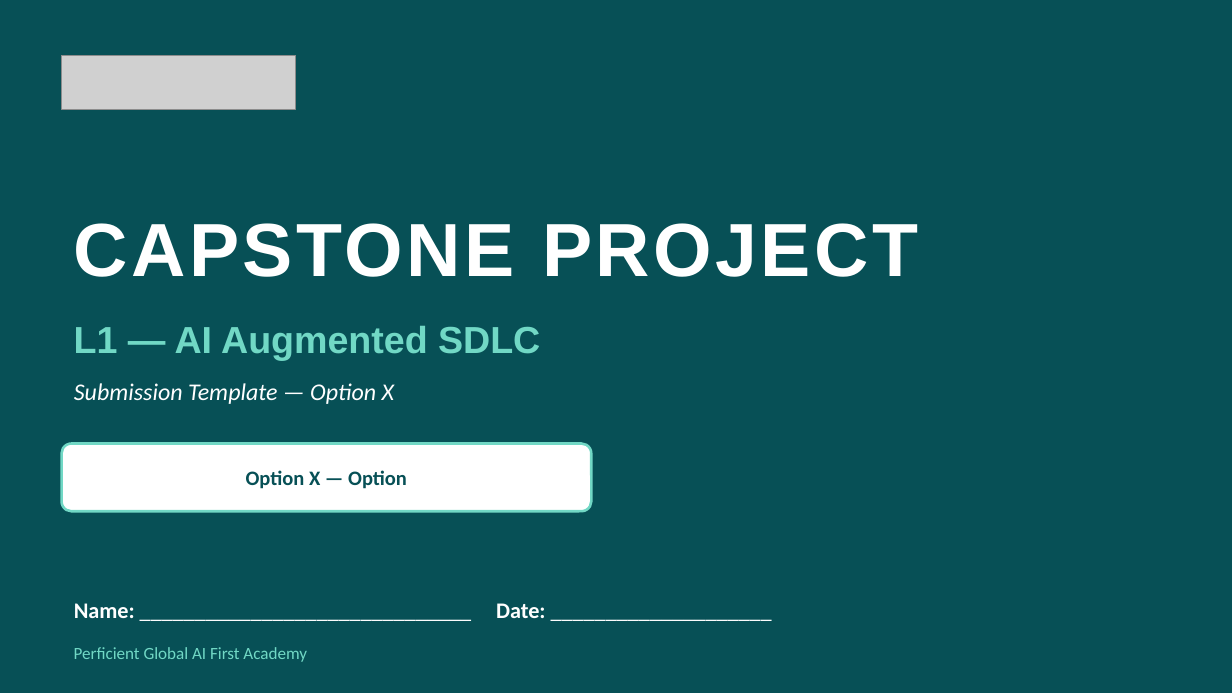
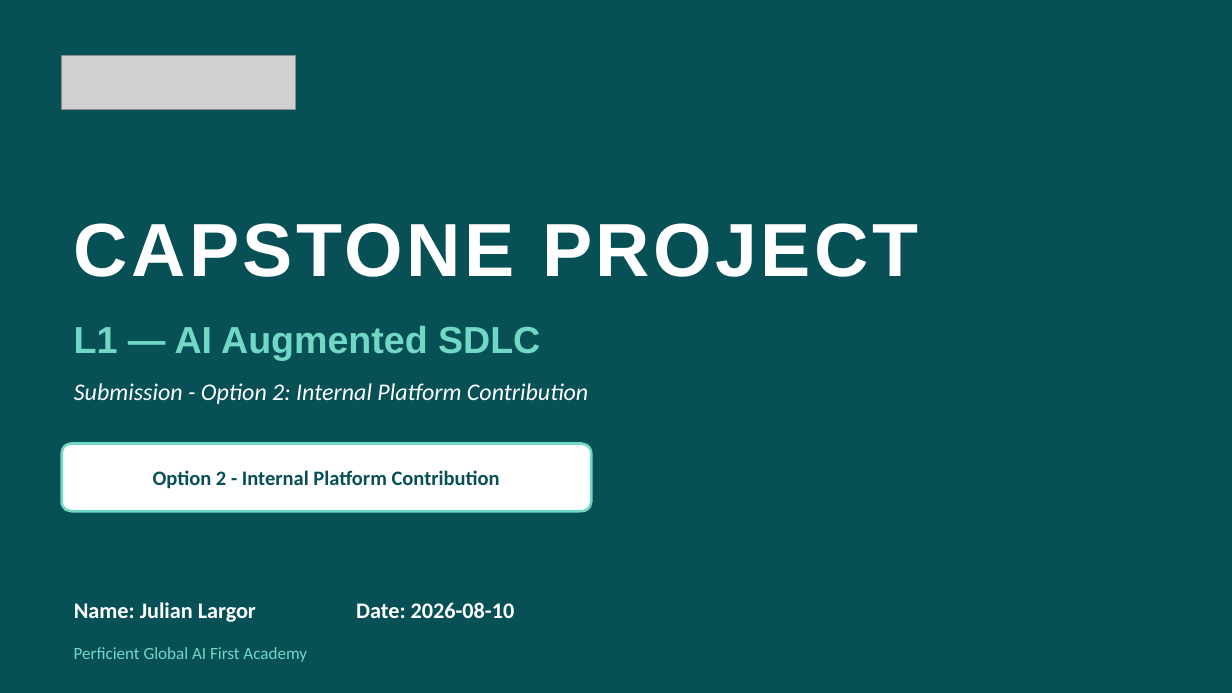
Before and after one commit to ajulian35/migration-cypress-to-playwright, a slide deck: slide 1 of docs/AI_Capstone_Template_L1 op 4.pptx. Drawn at 1232x693 pixels with LibreOffice and Linux fonts; fonts in the diff are those of the drawing; grey boxes stand for pictures. Boxes give left, top, right and bottom in pixels: in the first picture for what was removed or moved away, otherwise in the second. Text is boxed around its words. In the diff, an @@ line names an element or a change of style, - is before the commit and + after.

```diff
--- a/docs/AI_Capstone_Template_L1 op 4.pptx
+++ b/docs/AI_Capstone_Template_L1 op 4.pptx
@@ text at (74, 383, 588, 404): text changed @@
-Submission Template — Option X
+Submission - Option 2: Internal Platform Contribution
@@ text at (153, 470, 500, 489): text changed @@
-Option X — Option
+Option 2 - Internal Platform Contribution
@@ text at (74, 602, 515, 622): text changed; bold on @@
-Name: ______________________________ Date: ____________________
+Name: Julian Largor Date: 2026-08-10
```
Also in this commit, not shown: 9 other slides changed.
